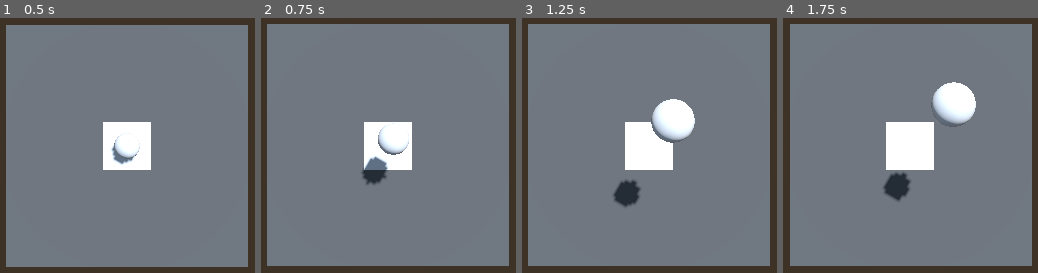
Above: before the commit, frames 1-4 (left to right).
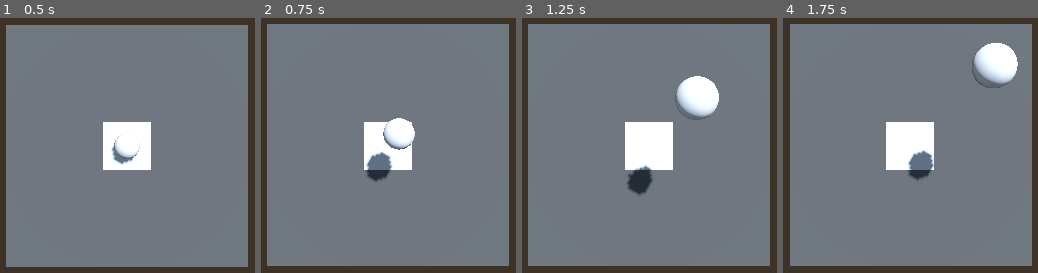
Above: after the commit, the same moments.

Repository: warriormaster12/Fsj2025
Game: Godot game, scene res://levels/test_level.tscn
The game is run twice, just before and just after one commit, with the same random seed, the same clock (stepped at 60 frames per second) and the same inputs.
Inputs:
- Up to frame 1 (0.5 s): no input
- Up to frame 2 (0.75 s): tap S (move_d) at 0.6 s
- Up to frame 3 (1.25 s): no input
- Up to frame 4 (1.75 s): tap A (move_l) at 1.35 s

Frame 1 is identical in both runs. In frame 2, 1.4% of the frame differs, in the area x 39-61%, y 39-66%; in frame 3, 5.4%; in frame 4, 6.1%, in the area x 39-93%, y 9-72%.

Commit message:
Nyyah :3

Diff:
--- a/prefabs/bubble/bubble.tscn
+++ b/prefabs/bubble/bubble.tscn
@@ -7,6 +7,7 @@
 [sub_resource type="SphereMesh" id="SphereMesh_k03oe"]
 
 [node name="Bubble" type="CharacterBody3D"]
+platform_on_leave = 2
 script = ExtResource("1_lgwx7")
 
 [node name="CollisionShape3D" type="CollisionShape3D" parent="."]
--- a/prefabs/player/player.tscn
+++ b/prefabs/player/player.tscn
@@ -8,6 +8,8 @@
 [sub_resource type="PlaneMesh" id="PlaneMesh_rcoeq"]
 
 [node name="Player" type="CharacterBody3D"]
+motion_mode = 1
+platform_on_leave = 2
 script = ExtResource("1_4g4x7")
 
 [node name="CollisionShape3D" type="CollisionShape3D" parent="."]
--- a/scripts/bubble.gd
+++ b/scripts/bubble.gd
@@ -1,12 +1,13 @@
 extends CharacterBody3D
 
+const HORIZONTAL_SPEED = 2
 
 func _physics_process(delta: float) -> void:
 	if not is_on_floor():
 		velocity += get_gravity() * delta
 	else:
 		velocity = -get_gravity()
-		velocity.x = randf() * 2 - 1
-		velocity.z = randf() * 2 - 1
+		velocity.x = (randf() * 2 - 1) * HORIZONTAL_SPEED
+		velocity.z = (randf() * 2 - 1) * HORIZONTAL_SPEED
 
 	move_and_slide()
--- a/scripts/player.gd
+++ b/scripts/player.gd
@@ -14,6 +14,5 @@
 	else:
 		velocity.x = move_toward(velocity.x, 0, FRICTION * delta)
 		velocity.z = move_toward(velocity.z, 0, FRICTION * delta)
-	velocity.y = 0
 
 	move_and_slide()
